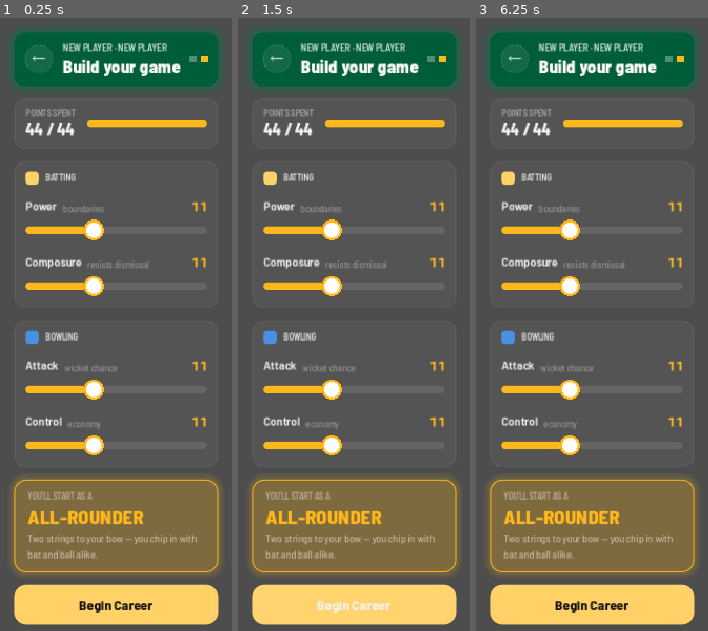
Above: before the commit, frames 1-3 (left to right).
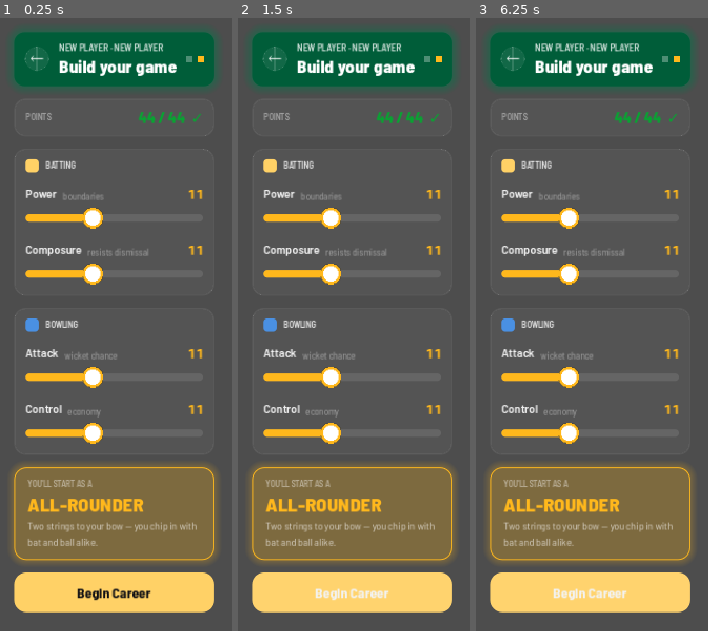
Above: after the commit, the same moments.

Repository: nico101rsa/cricket-v3
Game: Godot game, scene res://scenes/player_creation/build.tscn
Two runs of this game, one before a commit and one after it. Both use one fixed random seed, a clock stepped at 60 frames per second and the inputs below. This scene is started directly instead of the project's main scene.
Inputs (mouse positions are in pixels of both pictures, inside the frame that each line leads up to):
- Up to frame 1 (0.25 s): no input
- Up to frame 2 (1.5 s): click "Begin Career" at 0.5 s; click "Begin Career" at 1.25 s
- Up to frame 3 (6.25 s): click "←" at 2 s; click "←" at 2.75 s; click "←" at 3.5 s; click "Begin Career" at 4.25 s; tap Enter at 5 s; move the mouse to (outside the picture) at 5.02 s; hold Shift 5.03-5.75 s; click (outside the picture) at 5.17 s; tap Space at 5.75 s; drag from (585, 459) to (640, 575) at 5.77 s

The runs differ from the first frame. In frame 1, 22% of the frame differs, in the area x 5-96%, y 2-100%; in frame 2, 22%; in frame 3, 22%.

Commit message:
feat: Build screen design-review amendments (balance chip + corner parity)
Applies the claude.ai design track's review of PR #94 (2 ship, 1 amend):
- #2 AMEND: the global 'POINTS SPENT' progress bar was full on every valid
  build (all builds sum to exactly 44) — no info, and 'full' read as 'done'
  when it meant 'correct'. Replaced with a balance-status chip: GREEN '44/44 ✓'
  balanced · RED 'N over' · GOLD 'N to spend'. Per-slider fills carry the
  'where my points went' story; the chip only shouts when invalid. No new tokens.
- #3 SHIP + parity: back button 30→26px to match the hub's ⓘ/⚙ corner family.
- #1 SHIP: plain 'Begin Career' is final (no emoji/dingbat — Barlow tofus them).
  The ✓ on the chip is verified to render in Barlow (dingbat, not emoji).

691 tests / 9965 asserts green (+1 test_points_chip_states). Render refreshed.
Design reply: docs/design-inbox/player-creation-build.md

Diff:
--- a/scenes/player_creation/build.gd
+++ b/scenes/player_creation/build.gd
@@ -12,6 +12,10 @@
 # user's picks intact (spec §4: Back preserves picks).
 signal back_pressed(draft: PlayerCreationDraft)
 signal confirmed(player: Player)
+
+# Balanced-state mark on the points chip. Verified to render in Barlow (it's a
+# dingbat, not an emoji); if a future face tofus it, drop to plain text.
+const _BALANCED_MARK := "✓"
 
 # Flavour blurbs, keyed by the 4 real ClassifierLabel.Kind values. Display-only —
 # zero impact on the sim (mirrors PlayerNames flavour). Honest, generic one-liners.
@@ -29,7 +33,6 @@
 var _kicker_label: Label
 var _title_label: Label
 var _points_value: Label
-var _budget_bar: ProgressBar
 var _power_slider: HSlider
 var _composure_slider: HSlider
 var _attack_slider: HSlider
@@ -115,7 +118,7 @@
 
 	_back_btn = Button.new()
 	_back_btn.text = "←"
-	_back_btn.custom_minimum_size = Vector2(30, 30)
+	_back_btn.custom_minimum_size = Vector2(26, 26)  # match the hub's ⓘ/⚙ corner family
 	_back_btn.add_theme_stylebox_override("normal", UIStyle.corner_btn())
 	_back_btn.add_theme_stylebox_override("hover", UIStyle.corner_btn())
 	_back_btn.add_theme_stylebox_override("pressed", UIStyle.corner_btn())
@@ -141,29 +144,23 @@
 	row.add_child(dots)
 	return panel
 
+# Design review #2: the global "spent" progress bar was always full on a valid
+# build (every build sums to exactly 44), so it carried no info and read wrong
+# ("full" usually = done, here full = correct). Reframed as a balance-status
+# chip — the per-slider fills carry "where my points went"; this only shouts when
+# the build is invalid. POINTS microlabel + a state-coloured `<sum> / 44` value.
 func _build_points_bar() -> Control:
 	var panel := PanelContainer.new()
 	panel.add_theme_stylebox_override("panel", UIStyle.points_bar())
 	var row := HBoxContainer.new()
-	row.add_theme_constant_override("separation", 12)
+	row.add_theme_constant_override("separation", 10)
 	panel.add_child(row)
-
-	var col := VBoxContainer.new()
-	col.add_theme_constant_override("separation", 1)
-	col.add_child(_lbl("POINTS SPENT", 9, Palette.WHITE_DIM, Fonts.W_LABEL))
-	_points_value = _lbl("", 17, Palette.WHITE, Fonts.W_HEADLINE, true)
-	col.add_child(_points_value)
-	row.add_child(col)
-
-	_budget_bar = ProgressBar.new()
-	_budget_bar.show_percentage = false
-	_budget_bar.custom_minimum_size = Vector2(0, 7)
-	_budget_bar.size_flags_horizontal = Control.SIZE_EXPAND_FILL
-	_budget_bar.size_flags_vertical = Control.SIZE_SHRINK_CENTER
-	_budget_bar.add_theme_stylebox_override("background", UIStyle.bar_track())
-	_budget_bar.add_theme_stylebox_override("fill", UIStyle.bar_fill(_accent))
-	_budget_bar.max_value = Attributes.CREATION_TOTAL
-	row.add_child(_budget_bar)
+	var lbl := _lbl("POINTS", 9, Palette.WHITE_DIM, Fonts.W_LABEL)
+	lbl.size_flags_vertical = Control.SIZE_SHRINK_CENTER
+	row.add_child(lbl)
+	_points_value = _lbl("", 16, Palette.GREEN, Fonts.W_HEADLINE, true, HORIZONTAL_ALIGNMENT_RIGHT)
+	_points_value.size_flags_horizontal = Control.SIZE_EXPAND_FILL
+	row.add_child(_points_value)
 	return panel
 
 func _build_group(title: String, icon_col: Color, rows: Array) -> Control:
@@ -286,11 +283,21 @@
 	_attack_readout.text    = str(Display.to_card_round(_draft.attributes.attack))
 	_control_readout.text   = str(Display.to_card_round(_draft.attributes.control))
 
-	var spent := _draft.attributes.sum()
+	# Balance-status chip (design review #2): GREEN balanced · RED over · GOLD under.
+	# Colour via modulate so the whole "<sum> / 44 …" line reads as one state.
+	var spent := int(round(_draft.attributes.sum()))
+	var total := int(round(Attributes.CREATION_TOTAL))
 	var valid := _draft.attributes.is_valid_creation_distribution()
-	_points_value.text = "%d / %d" % [int(round(spent)), int(round(Attributes.CREATION_TOTAL))]
-	_points_value.modulate = Color.WHITE if valid else Color(1, 0.3, 0.3)
-	_budget_bar.value = clampf(spent, 0.0, Attributes.CREATION_TOTAL)
+	var base := "%d / %d" % [spent, total]
+	if valid:
+		_points_value.text = "%s  %s" % [base, _BALANCED_MARK]
+		_points_value.modulate = Palette.GREEN
+	elif spent > total:
+		_points_value.text = "%s · %d over" % [base, spent - total]
+		_points_value.modulate = Palette.RED
+	else:
+		_points_value.text = "%s · %d to spend" % [base, total - spent]
+		_points_value.modulate = Palette.GOLD
 
 	var kind := Classifier.classify(_draft.attributes)
 	_classifier_label.text = ClassifierLabel.display_name(kind)
--- a/tests/unit/test_build_scene.gd
+++ b/tests/unit/test_build_scene.gd
@@ -36,9 +36,25 @@
 	build._on_slider_changed(8.0)
 	assert_ne(build._draft.attributes.sum(), 44.0)
 	assert_true(build._confirm_btn.disabled)
-	# Points value is the live "<sum> / 44" budget meter, tinted invalid (red) here.
+	# Points chip is the live "<sum> / 44 …" balance meter; under-budget here.
 	assert_string_contains(build._points_value.text, "/ 44")
-	assert_gt(build._points_value.modulate.r, build._points_value.modulate.g)
+	assert_string_contains(build._points_value.text, "to spend")
+
+func test_points_chip_states():
+	# Balance-status chip (design review #2): GREEN balanced · RED over · GOLD under.
+	var build = _mount()
+	await get_tree().process_frame
+	# Balanced (default 11/11/11/11 = 44).
+	assert_string_contains(build._points_value.text, "44 / 44")
+	assert_gt(build._points_value.modulate.g, build._points_value.modulate.r, "balanced reads green")
+	# Over-budget — push one slider up.
+	build._power_slider.value = 25; build._on_slider_changed(25.0)
+	assert_string_contains(build._points_value.text, "over")
+	assert_gt(build._points_value.modulate.r, build._points_value.modulate.b, "over reads red")
+	# Under-budget — drop one slider low.
+	build._power_slider.value = 3; build._on_slider_changed(3.0)
+	assert_string_contains(build._points_value.text, "to spend")
+	assert_gt(build._points_value.modulate.r, build._points_value.modulate.b, "under reads gold")
 
 func test_confirm_persists_player_and_emits_signal():
 	var original_path = SaveManager.player_save_path
Binary file changed: docs/mockups/latest/player-creation-build.png
Binary file changed: docs/mockups/player-creation-build-built-v1.png
